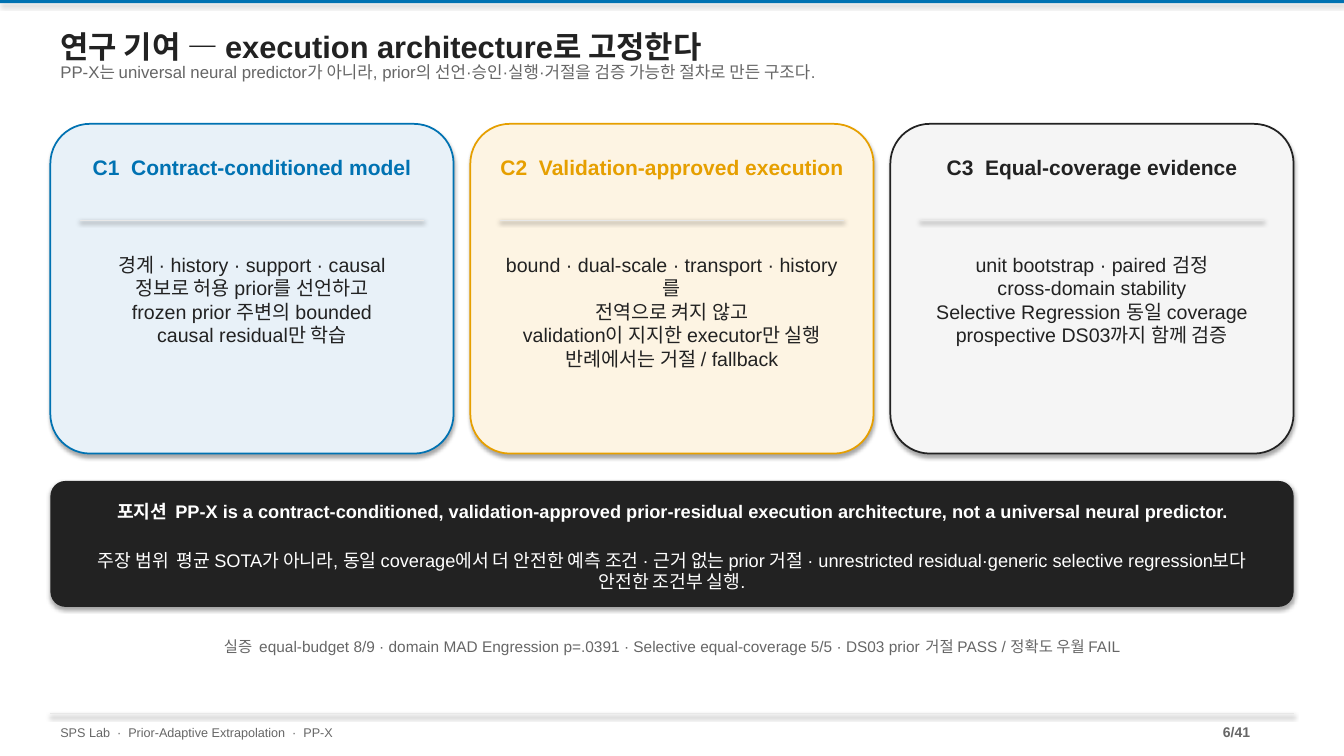
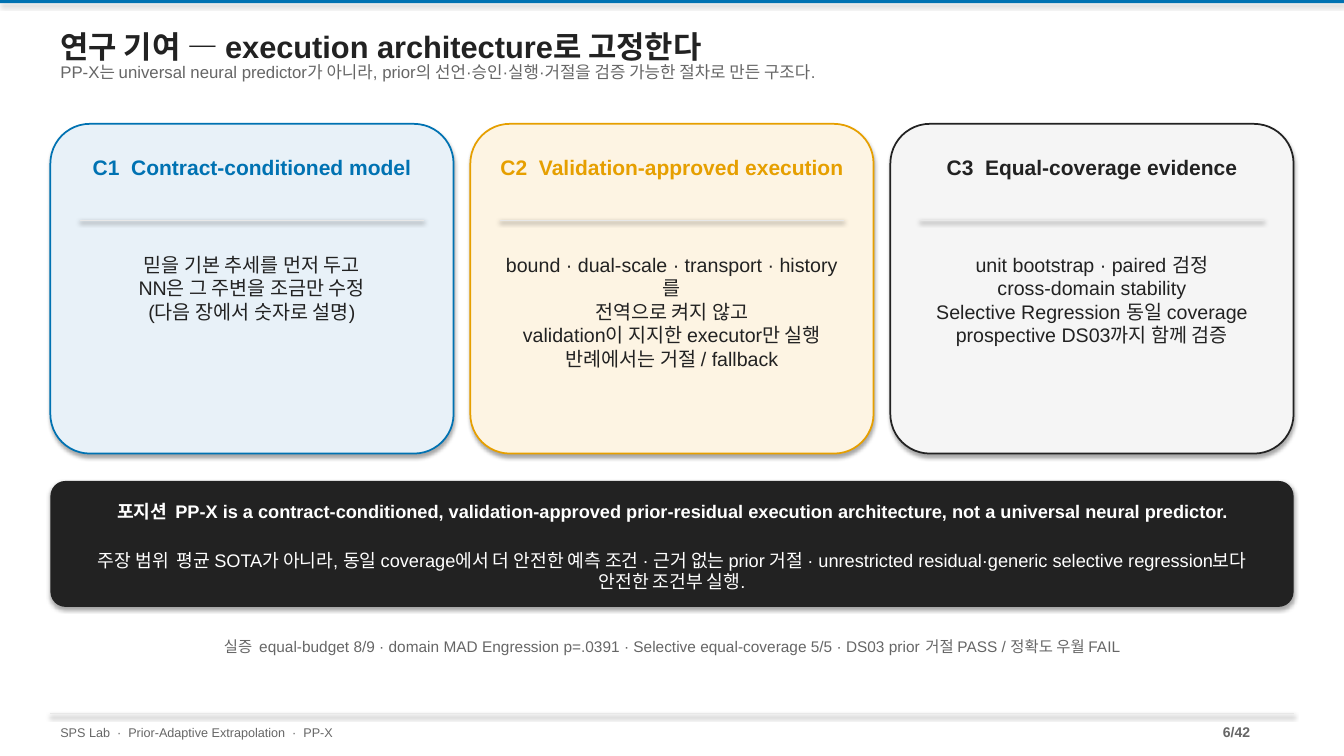
Before and after one commit to amumujs-create/pp-extrapolation, a slide deck: slide 6 of ppt/PP-X_Research_Detailed_v2.pptx. Drawn at 1344x756 pixels with LibreOffice and Linux fonts; fonts in the diff are those of the drawing. Boxes give left, top, right and bottom in pixels: in the first picture for what was removed or moved away, otherwise in the second. Text is boxed around its words. In the diff, an @@ line names an element or a change of style, - is before the commit and + after.

```diff
--- a/ppt/PP-X_Research_Detailed_v2.pptx
+++ b/ppt/PP-X_Research_Detailed_v2.pptx
@@ text at box(139, 255, 365, 323): text changed @@
-경계 · history · support · causal
-정보로 허용 prior를 선언하고
-frozen prior 주변의 bounded
-causal residual만 학습
+믿을 기본 추세를 먼저 두고
+NN은 그 주변을 조금만 수정
+(다음 장에서 숫자로 설명)
@@ text at box(1223, 727, 1250, 737): text changed @@
-6/41
+6/42
```
Also in this commit, not shown: 38 other slides changed, 1 slide added, 3 other files.
